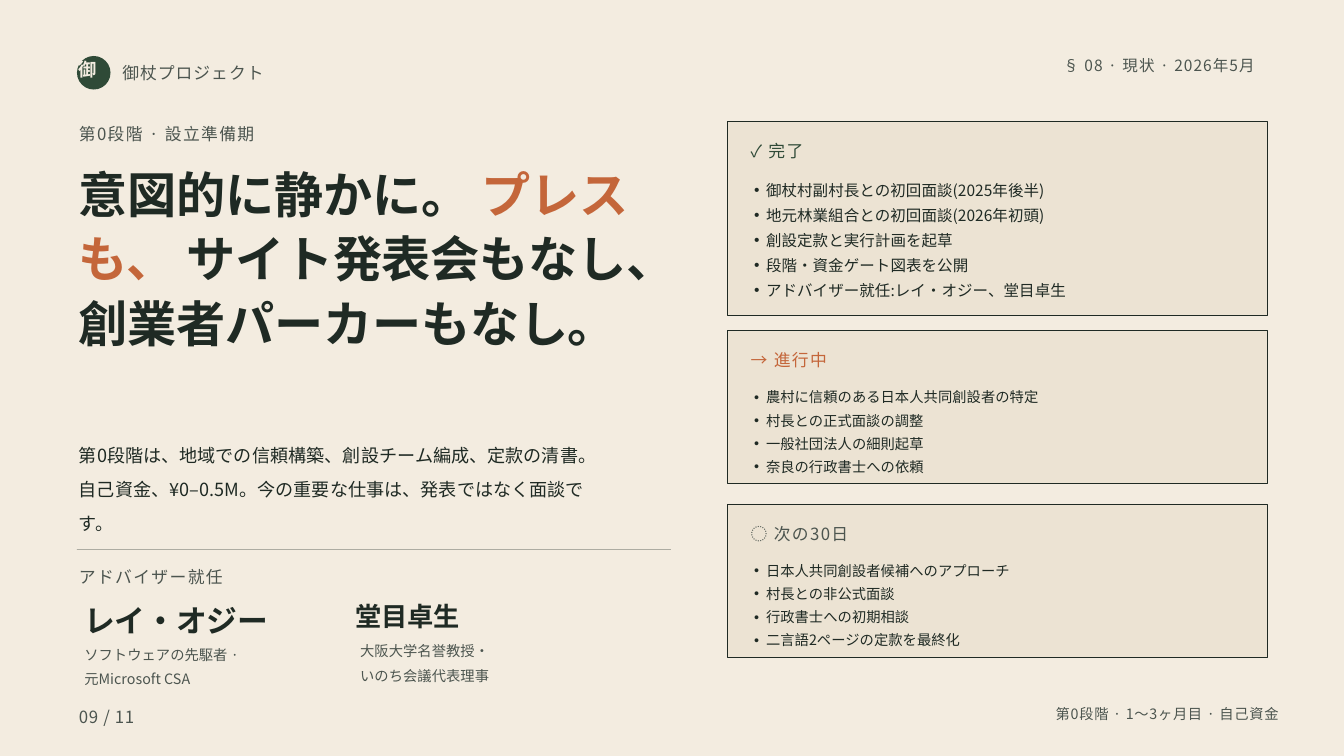
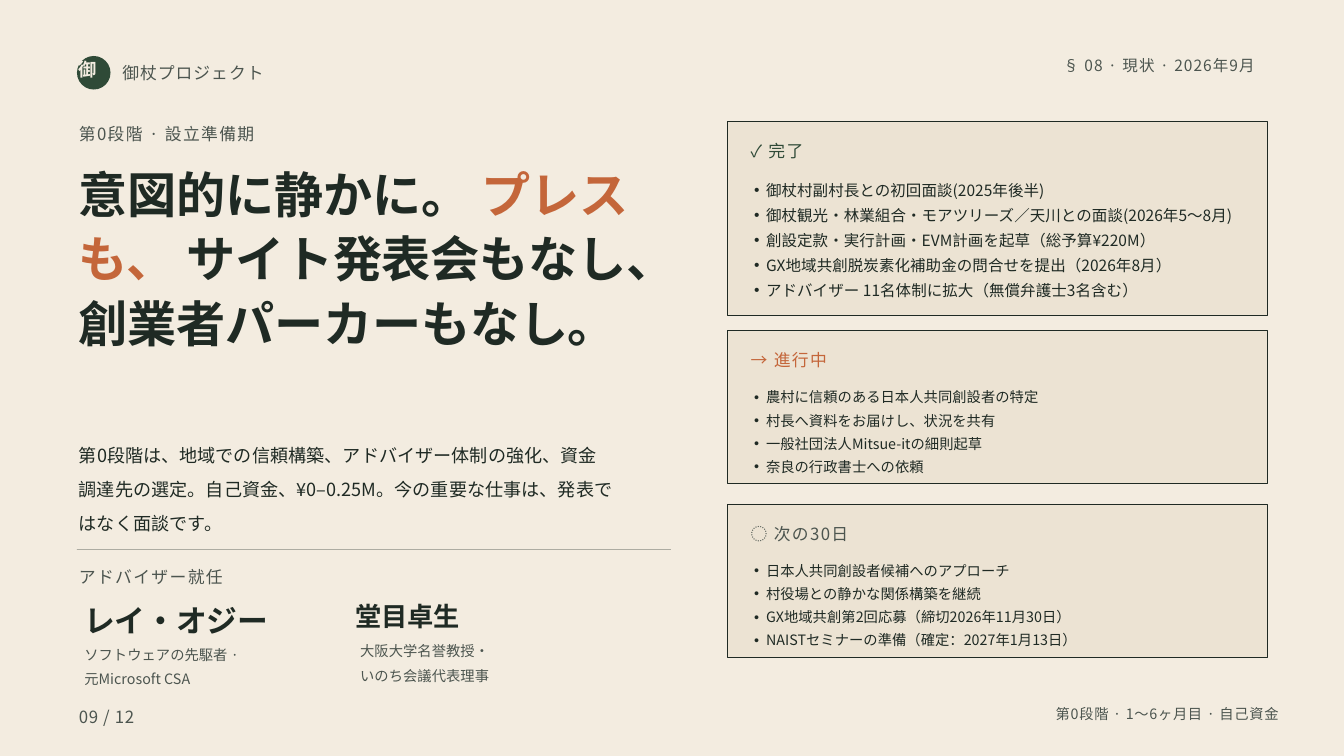
Before and after one commit to robouden/mitsue-ai-data-center, a slide deck: slide 9 of decks/Mitsue Project Presentation - 日本語.pptx. Drawn at 1344x756 pixels with LibreOffice and Linux fonts; fonts in the diff are those of the drawing. Boxes give left, top, right and bottom in pixels: in the first picture for what was removed or moved away, otherwise in the second. Text is boxed around its words. In the diff, an @@ line names an element or a change of style, - is before the commit and + after.

```diff
--- a/decks/Mitsue Project Presentation - 日本語.pptx
+++ b/decks/Mitsue Project Presentation - 日本語.pptx
@@ text at (1084,58,1254,72): text changed @@
-§ 08 · 現状 · 2026年5月
+§ 08 · 現状 · 2026年9月
@@ text at (766,208,1232,298): text changed @@
-• 地元林業組合との初回面談(2026年初頭)
-• 創設定款と実行計画を起草
-• 段階・資金ゲート図表を公開
-• アドバイザー就任:レイ・オジー、堂目卓生
+• 御杖観光・林業組合・モアツリーズ／天川との面談(2026年5〜8月)
+• 創設定款・実行計画・EVM計画を起草（総予算¥220M）
+• GX地域共創脱炭素化補助金の問合せを提出（2026年8月）
+• アドバイザー 11名体制に拡大（無償弁護士3名含む）
@@ text at (766,414,995,427): text changed @@
-• 村長との正式面談の調整
-• 一般社団法人の細則起草
+• 村長へ資料をお届けし、状況を共有
+• 一般社団法人Mitsue-itの細則起草
@@ text at (79,447,612,532): text changed @@
-第0段階は、地域での信頼構築、創設チーム編成、定款の清書。自己資金、¥0–0.5M。今の重要な仕事は、発表ではなく面談です。
+第0段階は、地域での信頼構築、アドバイザー体制の強化、資金調達先の選定。自己資金、¥0–0.25M。今の重要な仕事は、発表ではなく面談です。
@@ text at (766,587,1077,646): text changed @@
-• 村長との非公式面談
-• 行政書士への初期相談
-• 二言語2ページの定款を最終化
+• 村役場との静かな関係構築を継続
+• GX地域共創第2回応募（締切2026年11月30日）
+• NAISTセミナーの準備（確定：2027年1月13日）
@@ text at (79,710,134,723): text changed @@
-09 / 11
+09 / 12
@@ text at (1056,707,1278,720): text changed @@
-第0段階 · 1〜3ヶ月目 · 自己資金
+第0段階 · 1〜6ヶ月目 · 自己資金
```
Also in this commit, not shown: 11 other slides changed, 1 other file.
